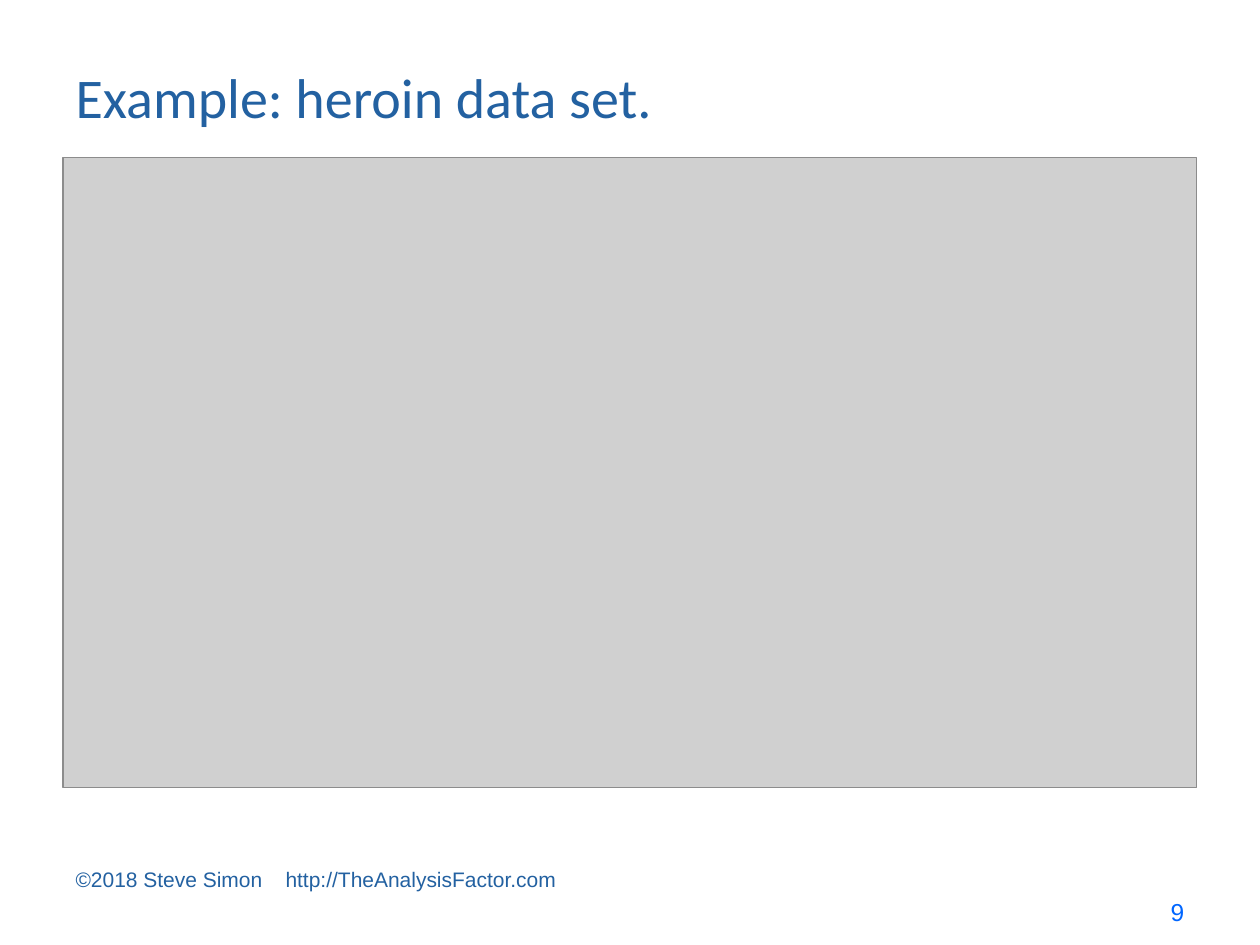
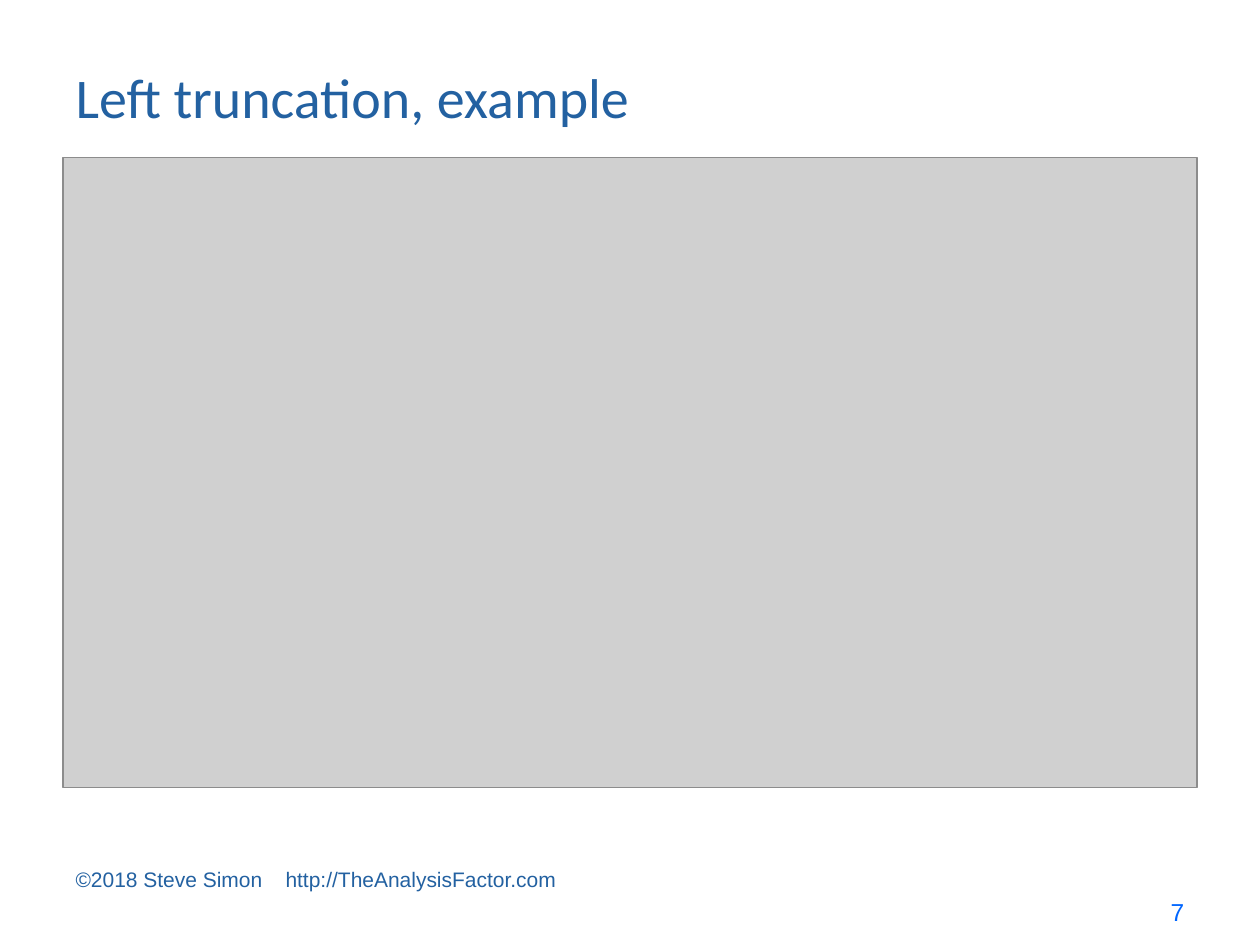
Before and after one commit to pmean/survival-models, a slide deck: slide 7 of bin/survival lecture 7.pptx (slide 9 before the commit). Drawn at 1260x945 pixels with LibreOffice and Linux fonts; fonts in the diff are those of the drawing; grey boxes stand for pictures. Boxes give left, top, right and bottom in pixels: in the first picture for what was removed or moved away, otherwise in the second. Text is boxed around its words. In the diff, an @@ line names an element or a change of style, - is before the commit and + after.

```diff
--- a/bin/survival lecture 7.pptx
+++ b/bin/survival lecture 7.pptx
@@ title at <box>76,79,629,127</box>: text changed @@
-Example: heroin data set.
+Left truncation, example
@@ page number at <box>1171,904,1185,921</box>: text changed @@
-9
+7
```
Also in this commit, not shown: 10 other slides changed, 2 slides added, 29 slides removed, 2 other files.
